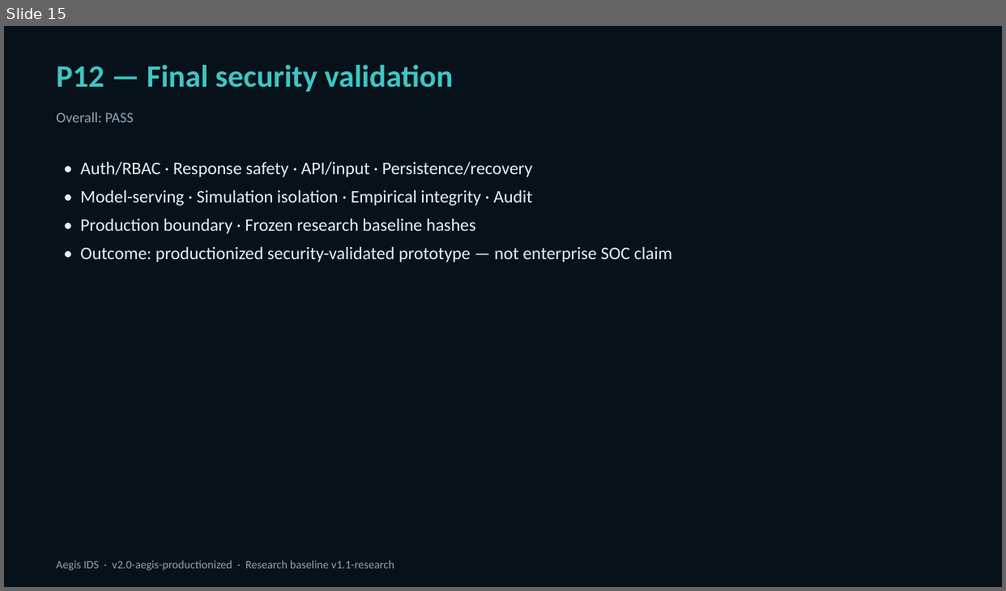
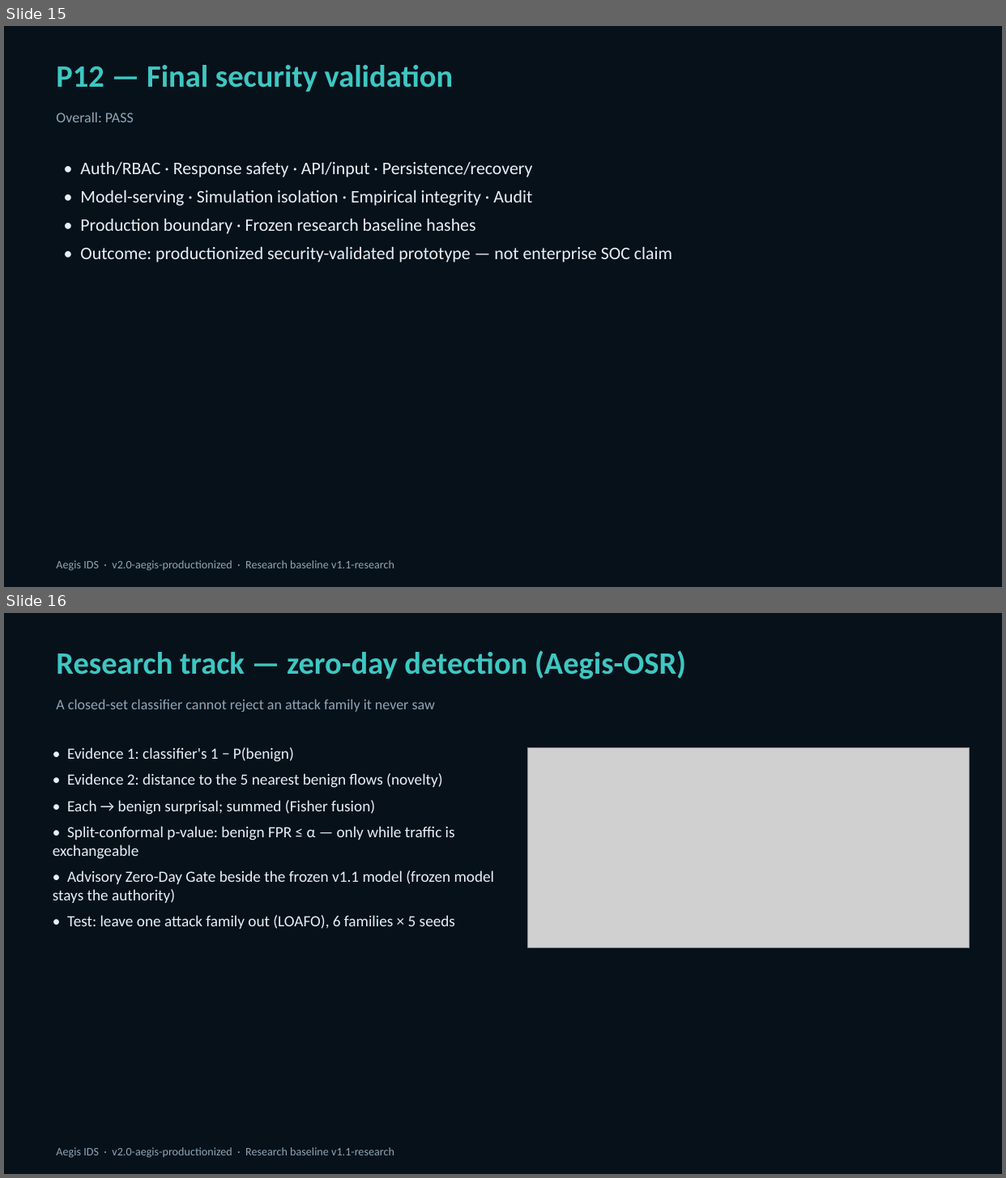
Before and after one commit to Dolendra/Intelligent-Machine-Learning-Based-Intrusion-Detection-and-Attack-Defense-Simulation-System, a slide deck: docs/Aegis_IDS_Viva_Presentation.pptx. Shown one above the other, each under a label of ours: slide 15 before the commit, slides 15 and 16 after it. The pictures are 1006x591 and 1006x1178 pixels, drawn with LibreOffice and Linux fonts; fonts in the diff are those of the drawing; grey boxes stand for pictures. Boxes give left, top, right and bottom in pixels: in the first picture for what was removed or moved away, otherwise in the second. Text is boxed around its words. In the diff, an @@ line names an element or a change of style, - is before the commit and + after.

```diff
--- a/docs/Aegis_IDS_Viva_Presentation.pptx
+++ b/docs/Aegis_IDS_Viva_Presentation.pptx
@@ slide 16 added at box(4, 613, 1002, 1174), background #FFFFFF @@
@@ rectangle added at box(4, 613, 1002, 1174), fill #07111A @@
@@ text added at box(56, 650, 686, 679), 30 pt, text #3EC7C2, bold @@
+Research track — zero-day detection (Aegis-OSR)
@@ text added at box(56, 699, 435, 712), 14 pt, text #8FA6B5 @@
+A closed-set classifier cannot reject an attack family it never saw
@@ text added at box(53, 747, 495, 929), 15 pt, text #E7F0F5 @@
+• Evidence 1: classifier's 1 − P(benign)
+• Evidence 2: distance to the 5 nearest benign flows (novelty)
+• Each → benign surprisal; summed (Fisher fusion)
+• Split-conformal p-value: benign FPR ≤ α — only while traffic is exchangeable
+• Advisory Zero-Day Gate beside the frozen v1.1 model (frozen model stays the authority)
+• Test: leave one attack family out (LOAFO), 6 families × 5 seeds
@@ picture added at box(528, 747, 970, 948) @@
@@ text added at box(56, 1148, 394, 1158), 11 pt, text #8FA6B5 @@
+Aegis IDS · v2.0-aegis-productionized · Research baseline v1.1-research
```
Also in this commit, not shown: 6 slides changed, 3 other slides added, 8 other files.
